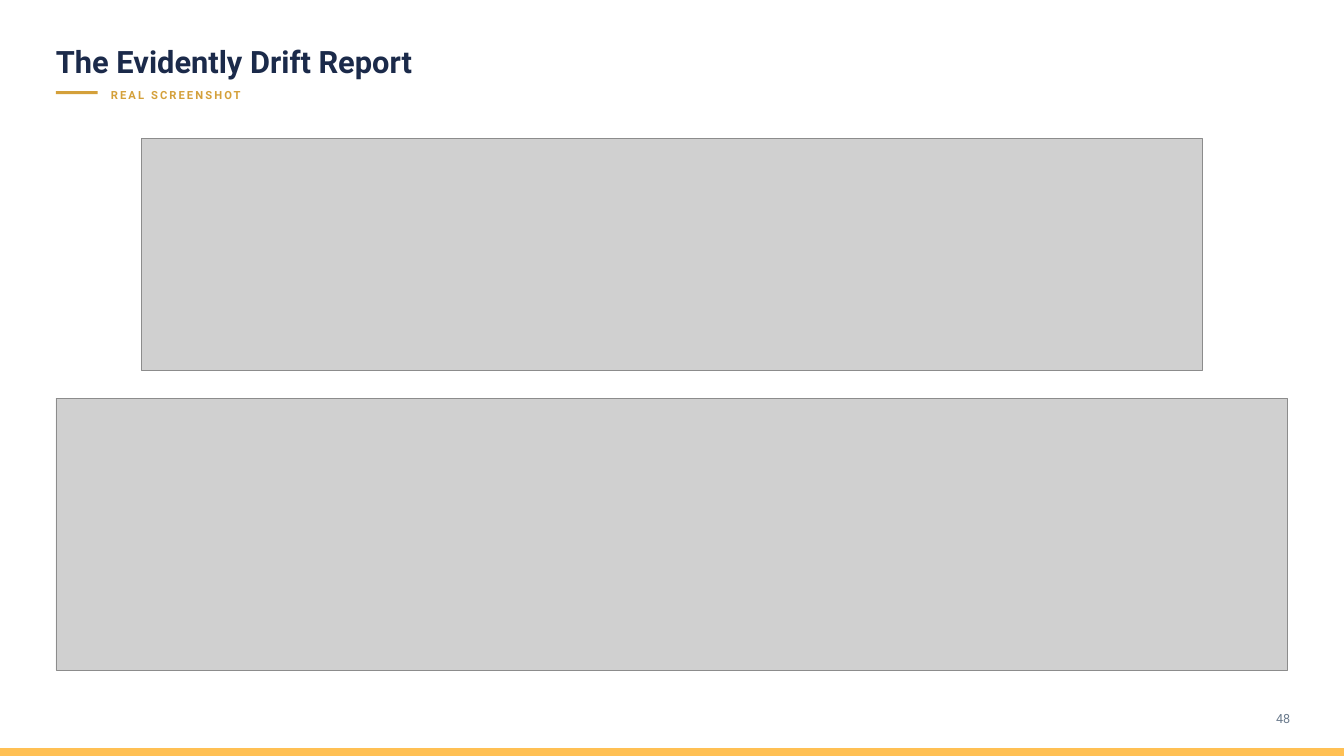
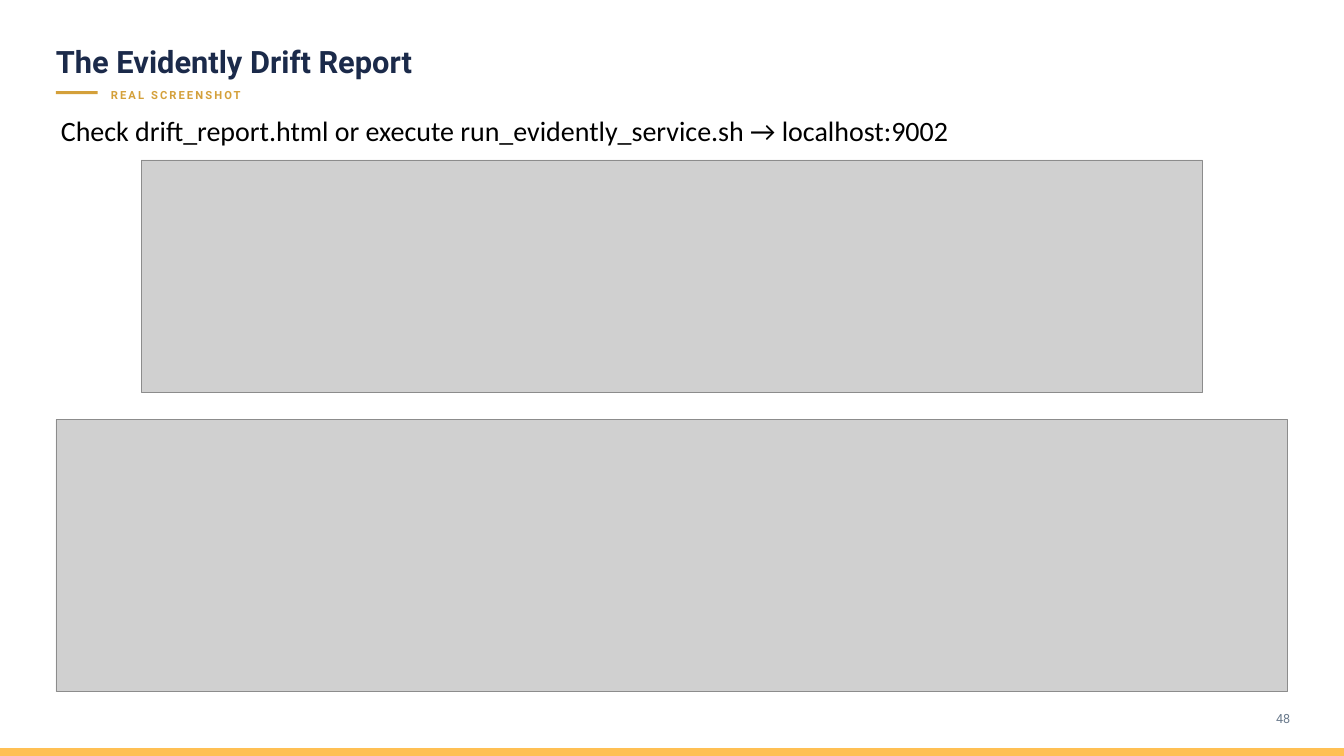
Before and after one commit to madeharta/latest-mlops-workshop, a slide deck: slide 50 of Materi MLOps Day-3.pptx (slide 44 before the commit). Drawn at 1344x756 pixels with LibreOffice and Linux fonts; fonts in the diff are those of the drawing; grey boxes stand for pictures; background and template pictures are left out. Boxes give left, top, right and bottom in pixels: in the first picture for what was removed or moved away, otherwise in the second. Text is boxed around its words. In the diff, an @@ line names an element or a change of style, - is before the commit and + after.

Commit message:
Add mlflow and evidently testing codes

```diff
--- a/Materi MLOps Day-3.pptx
+++ b/Materi MLOps Day-3.pptx
@@ text added at bbox=[61, 121, 948, 146], 40 pt, text #000000 @@
+Check drift_report.html or execute run_evidently_service.sh → localhost:9002
@@ picture: place and size @@
-picture at bbox=[141, 139, 1202, 370]
+picture at bbox=[141, 160, 1202, 392]
@@ picture: place and size @@
-picture at bbox=[56, 398, 1288, 670]
+picture at bbox=[56, 420, 1288, 692]
```
Also in this commit, not shown: 14 other slides changed, 19 slides added, 21 slides removed, 16 other files.
